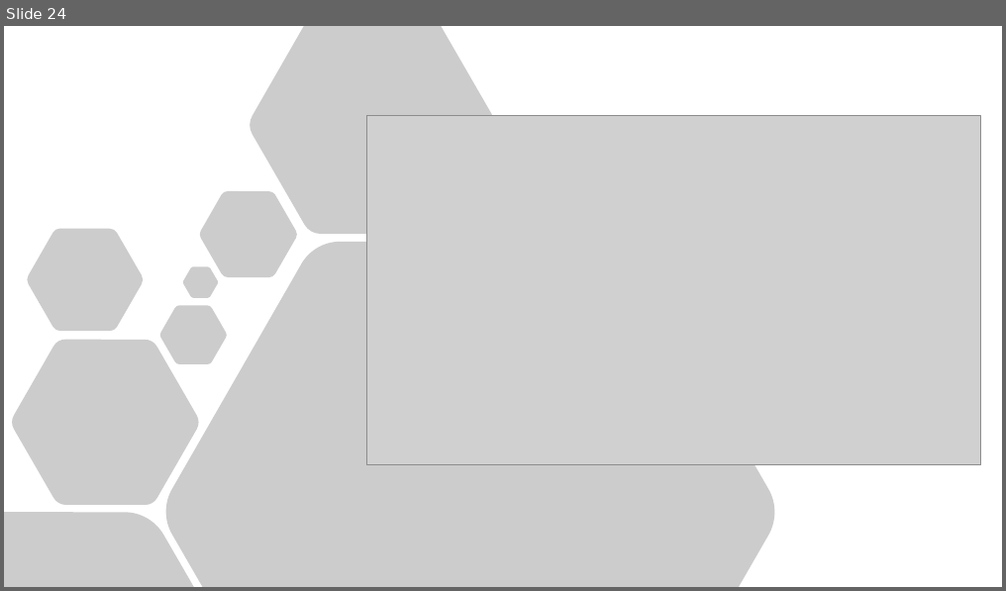
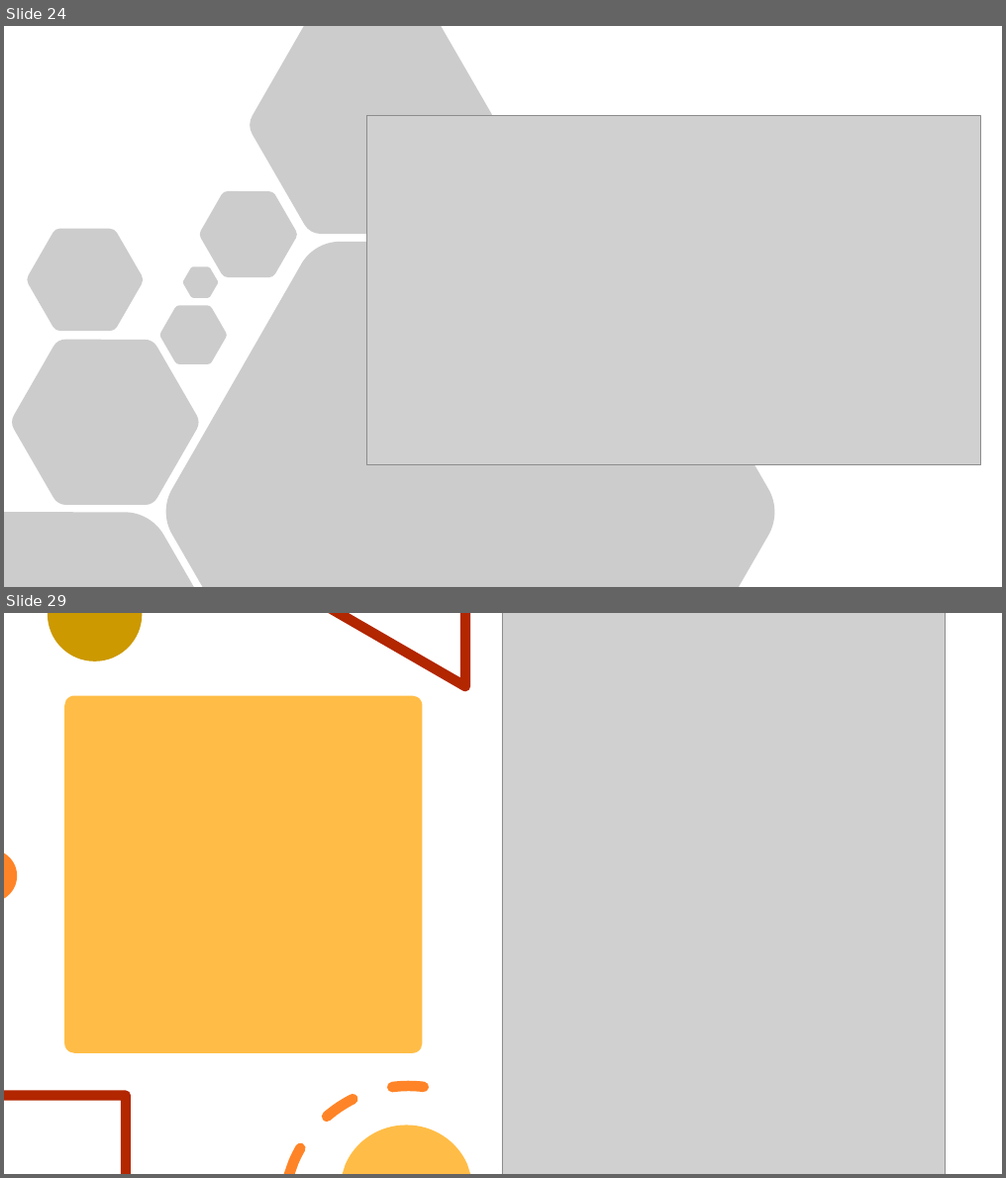
Before and after one commit to marianabetancur18/Ingenieria_Software, a slide deck: Semana 14-18 septiembre/Semana 4.pptx. Shown one above the other, each under a label of ours: slide 24 before the commit, slides 24 and 29 after it; the slides between them are not shown. The pictures are 1006x591 and 1006x1178 pixels, drawn with LibreOffice and Linux fonts; fonts in the diff are those of the drawing; grey boxes stand for pictures. Boxes give left, top, right and bottom in pixels: in the first picture for what was removed or moved away, otherwise in the second. Text is boxed around its words. In the diff, an @@ line names an element or a change of style, - is before the commit and + after.

```diff
--- a/Semana 14-18 septiembre/Semana 4.pptx
+++ b/Semana 14-18 septiembre/Semana 4.pptx
@@ slide 29 added at [4,613,1002,1174], background #FFFFFF @@
@@ freeform shape added at [48,613,142,662], fill #CC9900 @@
@@ freeform shape added at [328,613,470,691], fill #B22600 @@
@@ picture added at [502,613,945,1174] @@
@@ rounded rectangle added at [64,696,423,1054], fill #FFBD47 @@
@@ freeform shape added at [4,854,17,898], fill #FF8427 @@
@@ freeform shape added at [284,1081,430,1174], fill #FF8427 @@
@@ freeform shape added at [4,1090,131,1174], fill #B22600 @@
@@ freeform shape added at [343,1125,470,1174], fill #FFBD47 @@
```
Also in this commit, not shown: 3 slides changed, 10 other slides added, 1 slide removed.
